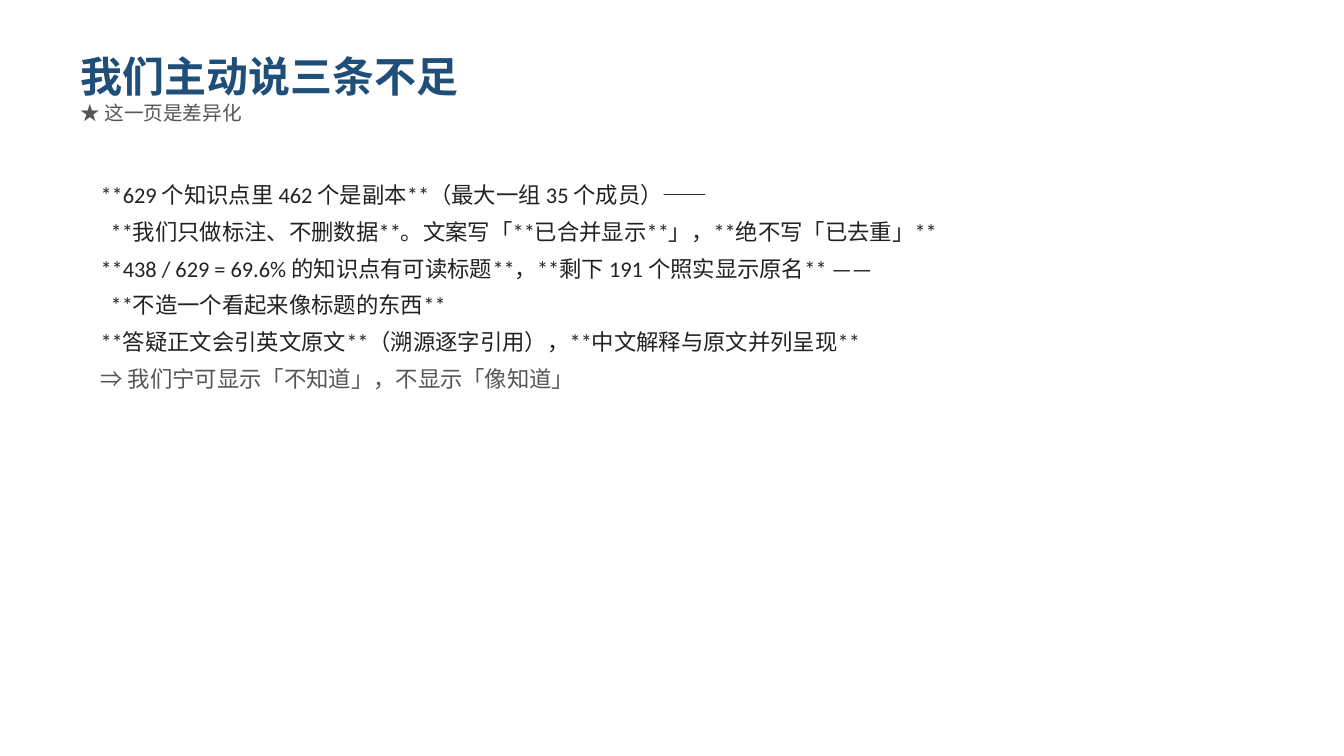
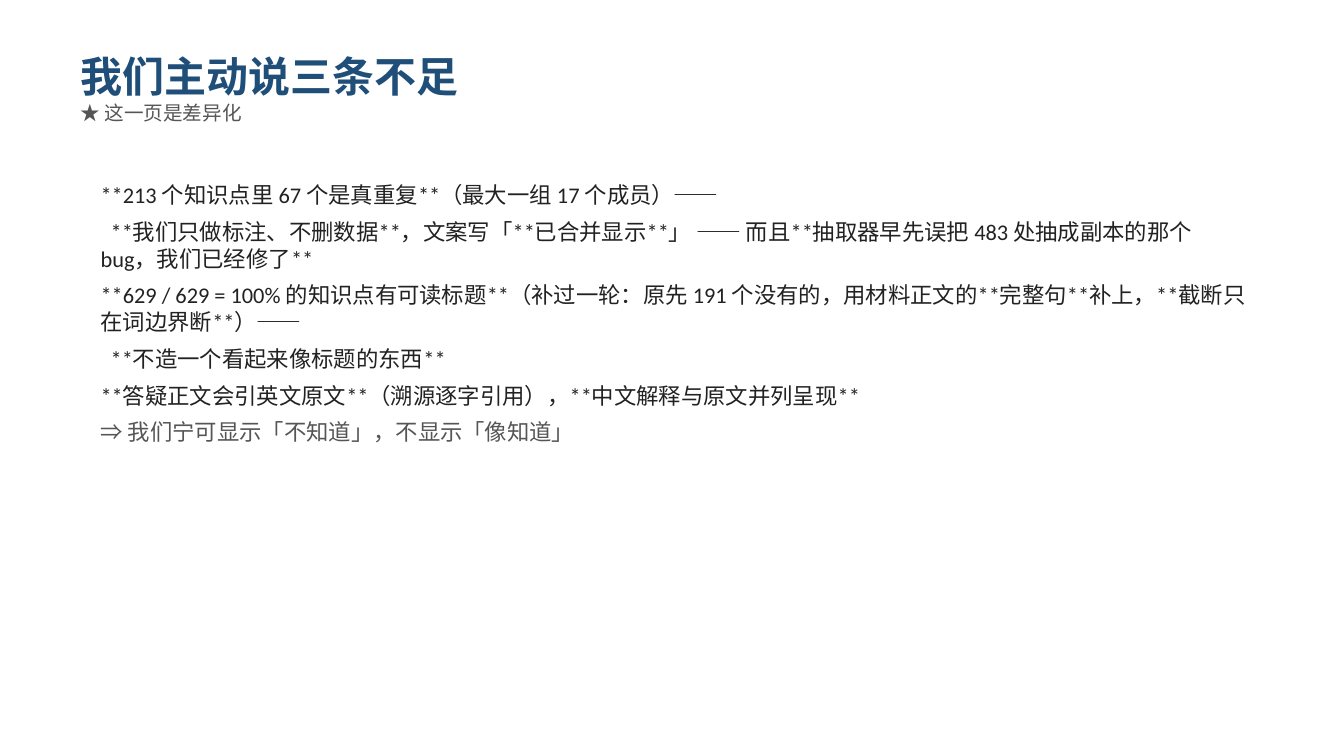
Before and after one commit to Mikeys5s/multimodal-teaching-agent, a slide deck: slide 9 of docs/ppt/析知XiZhi-作品介绍-v3-1008.pptx. Drawn at 1344x756 pixels with LibreOffice and Linux fonts; fonts in the diff are those of the drawing. Boxes give left, top, right and bottom in pixels: in the first picture for what was removed or moved away, otherwise in the second. Text is boxed around its words. In the diff, an @@ line names an element or a change of style, - is before the commit and + after.

```diff
--- a/docs/ppt/析知XiZhi-作品介绍-v3-1008.pptx
+++ b/docs/ppt/析知XiZhi-作品介绍-v3-1008.pptx
@@ text at box(101, 184, 1246, 332): text changed @@
-**629 个知识点里 462 个是副本**（最大一组 35 个成员）——
-**我们只做标注、不删数据**。文案写「**已合并显示**」，**绝不写「已去重」**
-**438 / 629 = 69.6% 的知识点有可读标题**，**剩下 191 个照实显示原名** ——
+**213 个知识点里 67 个是真重复**（最大一组 17 个成员）——
+**我们只做标注、不删数据**，文案写「**已合并显示**」 —— 而且**抽取器早先误把 483 处抽成副本的那个 bug，我们已经修了**
+**629 / 629 = 100% 的知识点有可读标题**（补过一轮：原先 191 个没有的，用材料正文的**完整句**补上，**截断只在词边界断**）——
```
Also in this commit, not shown: 2 other slides changed, 4 other files.
